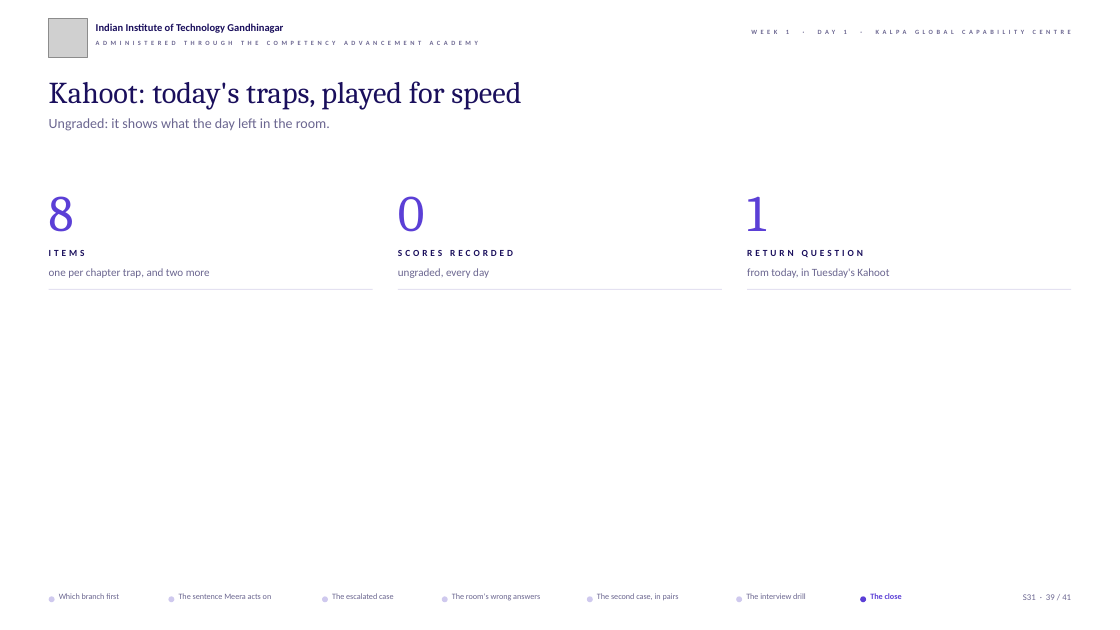
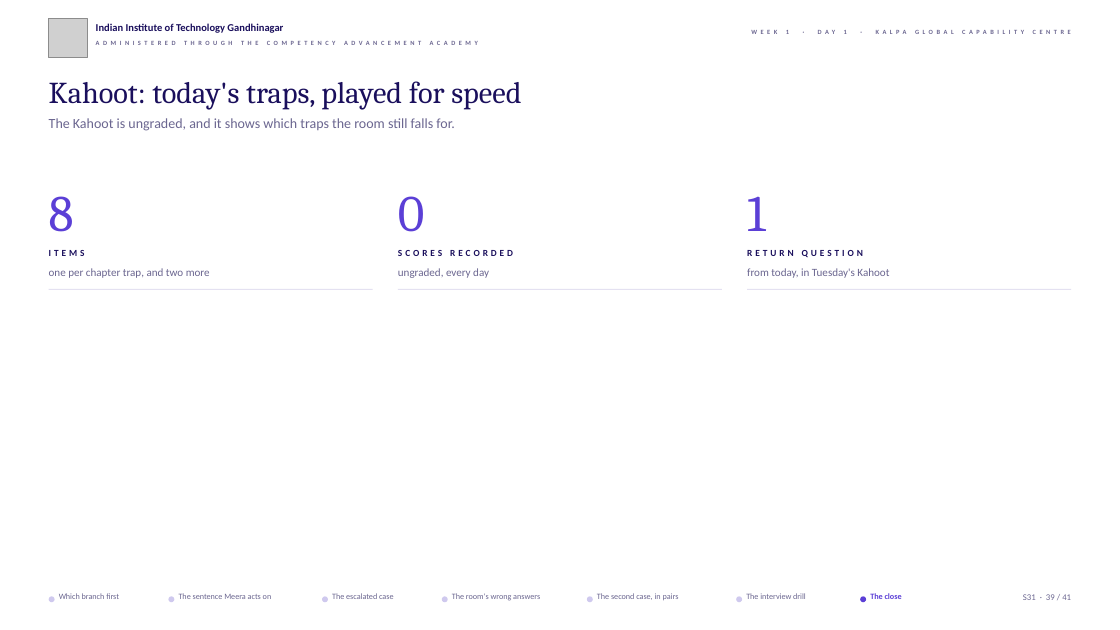
Before and after one commit to fde-academy-lab/c2-content-factory, a slide deck: slide 39 of content/W01/D1/slides/C2_W01_D01_half2_STUDENT.pptx. Drawn at 1120x630 pixels with LibreOffice and Linux fonts; fonts in the diff are those of the drawing; grey boxes stand for pictures; background and template pictures are left out. Boxes give left, top, right and bottom in pixels: in the first picture for what was removed or moved away, otherwise in the second. Text is boxed around its words. In the diff, an @@ line names an element or a change of style, - is before the commit and + after.

```diff
--- a/content/W01/D1/slides/C2_W01_D01_half2_STUDENT.pptx
+++ b/content/W01/D1/slides/C2_W01_D01_half2_STUDENT.pptx
@@ text at (49, 118, 454, 131): text changed @@
-Ungraded: it shows what the day left in the room.
+The Kahoot is ungraded, and it shows which traps the room still falls for.
```
Also in this commit, not shown: 10 other slides changed, 39 other files.
